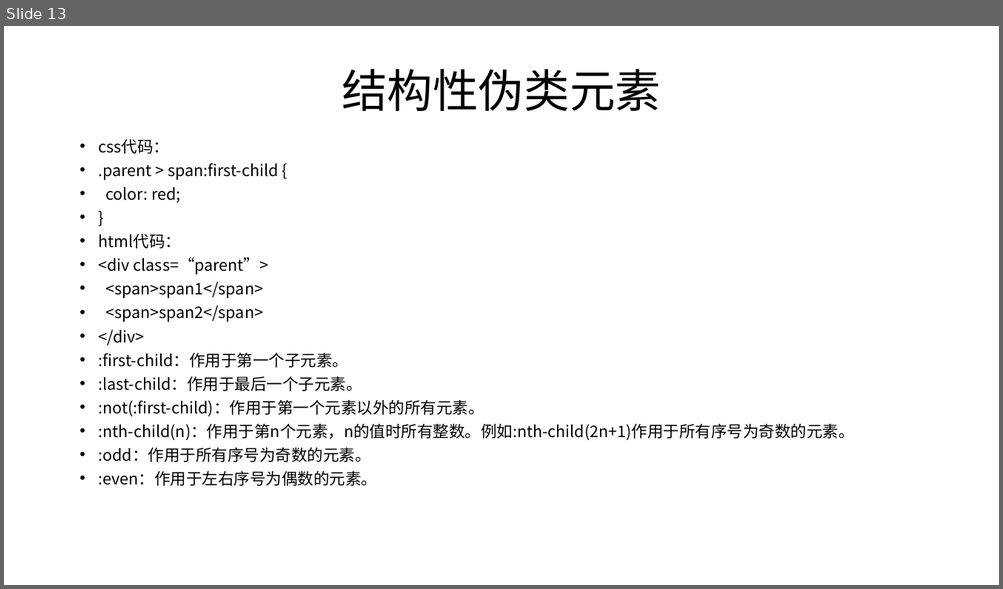
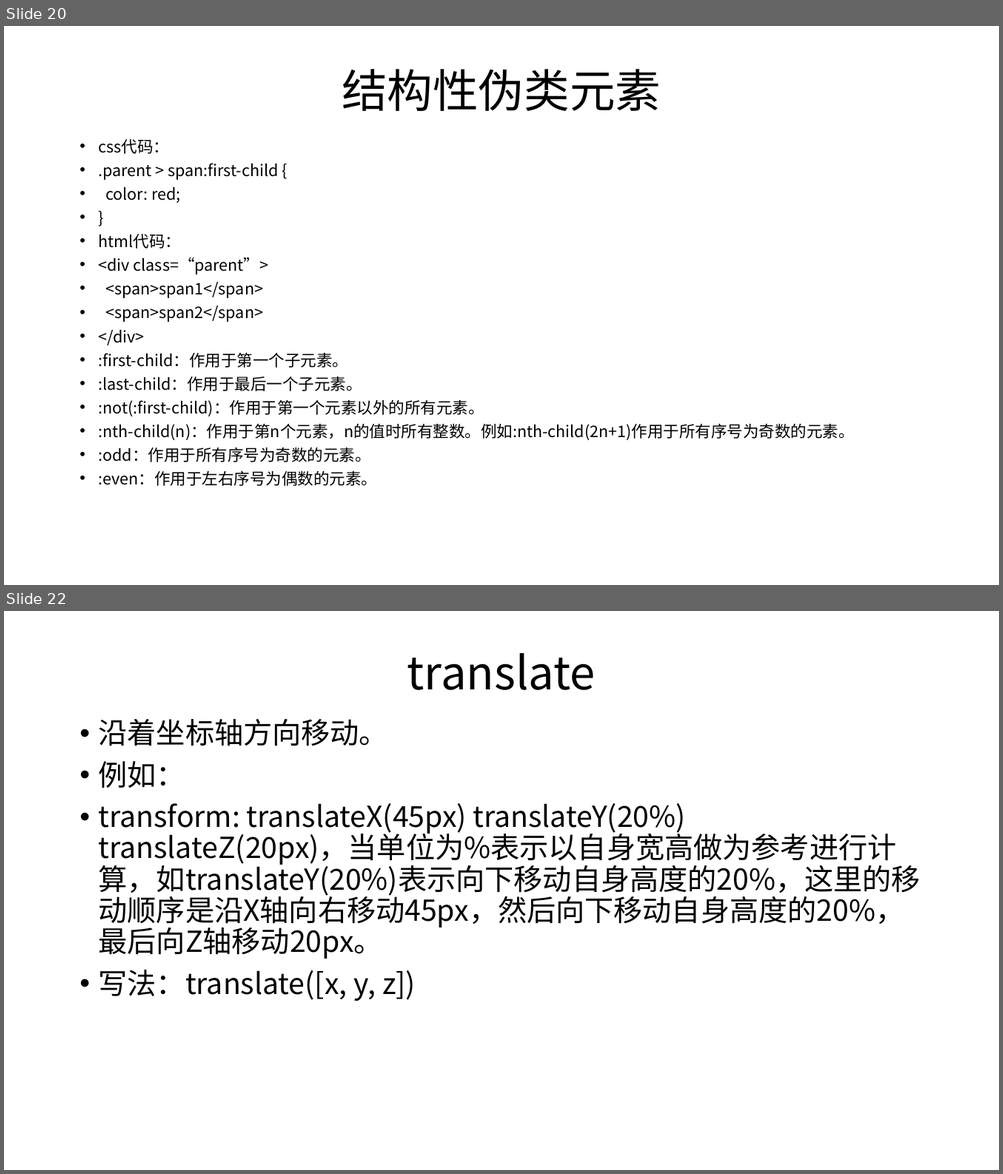
Before and after one commit to 1791317931/html-study, a slide deck: 材料/html/ppt/html-第五章.pptx. Shown one above the other, each under a label of ours: slide 13 before the commit, slides 20 and 22 after it; the slides between them are not shown. The pictures are 1003x589 and 1003x1174 pixels, drawn with LibreOffice and Linux fonts; fonts in the diff are those of the drawing. Boxes give left, top, right and bottom in pixels: in the first picture for what was removed or moved away, otherwise in the second. Text is boxed around its words. In the diff, an @@ line names an element or a change of style, - is before the commit and + after.

```diff
--- a/材料/html/ppt/html-第五章.pptx
+++ b/材料/html/ppt/html-第五章.pptx
@@ slide 22 added at bbox=[4, 611, 999, 1170], background #FFFFFF @@
@@ title added at bbox=[407, 653, 595, 690], 44 pt, text #000000 @@
+translate
@@ text added at bbox=[99, 719, 920, 1001], 28 pt, text #000000 @@
+• 沿着坐标轴方向移动。
+• 例如：
+• transform: translateX(45px) translateY(20%) translateZ(20px)，当单位为%表示以自身宽高做为参考进行计算，如translateY(20%)表示向下移动自身高度的20%，这里的移动顺序是沿X轴向右移动45px，然后向下移动自身高度的20%，最后向Z轴移动20px。
+• 写法：translate([x, y, z])
@@ what was slide 13 is now slide 20 @@
```
Also in this commit, not shown: 4 other slides added, 4 other files.
